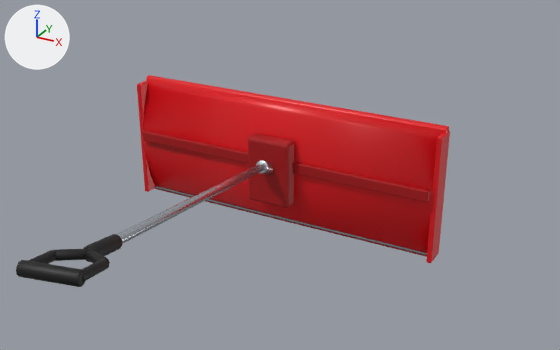
A saved change to the glTF model public/snowday/models/shovel.glb.
Rendered twice from a 50 mm lens placed at (1.53, -2.75, 1.62), pointed at (0.32, -0.55, 0.51). Lighting does not change. The marker at upper left points along +X, +Y and +Z. The older version comes first. Vertices at exactly the same position are counted once.

In view in the first picture: 'shovel'.
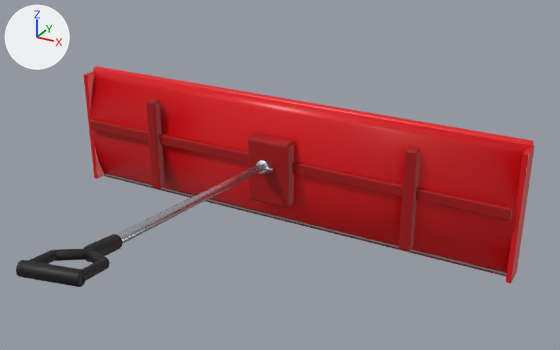
The edits, one by one:
me_blade is used by ob_shovel; location (0.0, 0.0, 0.0).
me_blade had 1120 vertices, 2180 faces and spanned x -0.74..0.74, y -1.7..0.09, z -0.01..0.72.
me_blade now has 1232 vertices, 2396 faces and spans x -1.06..1.06, y -1.7..0.09, z -0.01..0.72.
me_blade part 1: the loose piece of 60 vertices spanning x -0.73..0.73, y -0.02..0.06, z -0.01..0.56 is scaled about its middle by (1.45, 1, 1).
me_blade part 2: the loose piece of 140 vertices spanning x -0.73..0.73, y 0.04..0.09, z 0.53..0.57 is scaled about its middle by (1.45, 1, 1).
me_blade part 3: the loose piece of 56 vertices spanning x -0.74..-0.71, y -0.02..0.08, z 0.0..0.55 is moved by (-0.32, 0.0, 0.0).
me_blade part 4: the loose piece of 56 vertices spanning x 0.71..0.74, y -0.02..0.08, z 0.0..0.55 is moved by (0.32, 0.0, 0.0).
me_blade part 5: the loose piece of 56 vertices spanning x -0.7..0.7, y -0.04..-0.01, z 0.28..0.33 is scaled about its middle by (1.46, 1, 1).
me_blade part 6: the loose piece of 56 vertices spanning x -0.74..-0.71, y -0.02..0.08, z 0.0..0.55 is copied, and the copy is scaled about its middle by (2.27, 0.418, 0.788), then moved by (0.1, -0.07, 0.0), in mat_rib (red #a7060c); it spans x -0.65..-0.61, y -0.06..-0.01, z 0.06..0.5.
me_blade part 7: the loose piece of 56 vertices spanning x 0.71..0.74, y -0.02..0.08, z 0.0..0.55 is copied, and the copy is scaled about its middle by (2.27, 0.418, 0.788), then moved by (-0.1, -0.07, 0.0), in mat_rib (red #a7060c); it spans x 0.61..0.65, y -0.06..-0.01, z 0.06..0.5.
me_blade part 8: the loose piece of 56 vertices spanning x -0.73..0.73, y 0.04..0.06, z 0.0..0.03 is scaled about its middle by (1.45, 1, 1).
Other edits to the shape of me_blade do not show in these pictures.

What differs and where, as boxes (x1, y1, x2, y2) in the pictures (560 x 350 px; the box of a moved part takes in the faces that stretch with it):
'shovel', reshaped (20% wider)
    before: (16, 75, 450, 287)
    after: (16, 66, 535, 287)
part 1 of me_blade, moved or reshaped
    before: (142, 79, 445, 257)
    after: (89, 70, 530, 276)
part 2 of me_blade, moved or reshaped
    before: (146, 75, 449, 133)
    after: (93, 66, 534, 148)
part 3 of me_blade, moved or reshaped
    before: (137, 81, 155, 192)
    after: (84, 71, 104, 179)
part 4 of me_blade, moved or reshaped
    before: (426, 131, 450, 263)
    after: (506, 145, 535, 283)
part 5 of me_blade, moved or reshaped
    before: (143, 130, 430, 202)
    after: (90, 119, 513, 220)
part 6 of me_blade, added (red)
    after: (146, 98, 165, 189)
part 7 of me_blade, added (red)
    after: (399, 147, 421, 251)
part 8 of me_blade, moved or reshaped (mostly hidden)
    before: (155, 186, 427, 255)
    after: (104, 173, 507, 275)
